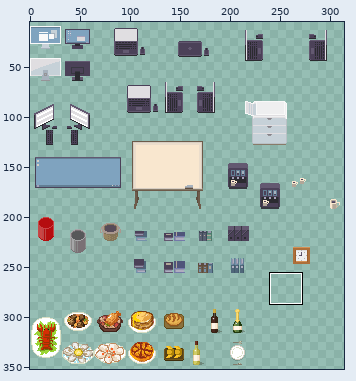
Sprite sheet: src/assets/WA_Miscellaneous_2.png. The picture above shows the old version from afar; the outline marks the close-up.
Close-up. Earlier state:
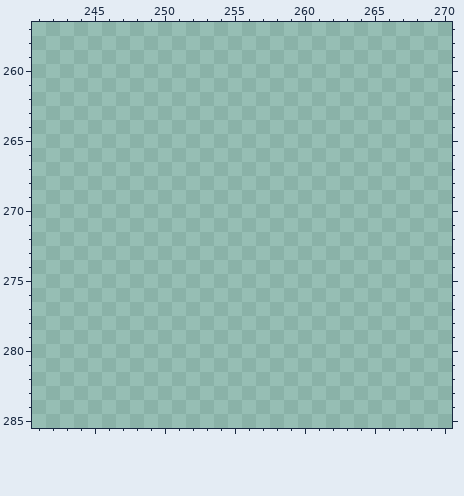
The file is 320x352 pixels. Pixels under 10% opacity are left out. Colours within 5 levels of each other are drawn and written as one. Shown: x 241..270, y 257..285. The wide view leaves out empty margins.
The same view after the edit:
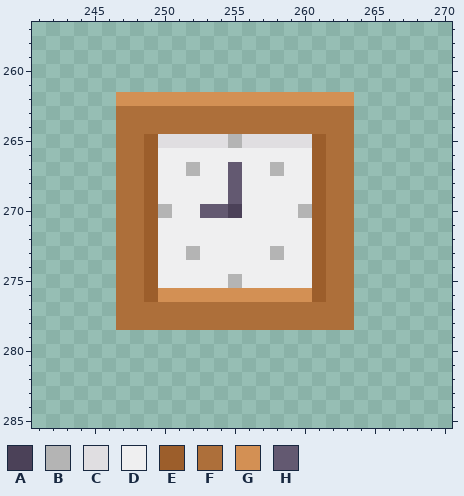
Palette (. is transparent): A #4b4158  B #b4b4b4  C #e0dee1  D #efeff0  E #9c5e2b  F #ad6f3a  G #d39054  H #635971
The edit:
{"y":262,"x":247,"old":".................","new":"GGGGGGGGGGGGGGGGG"}
{"y":263,"x":247,"old":".................","new":"FFFFFFFFFFFFFFFFF"}
{"y":264,"x":247,"old":".................","new":"FFFFFFFFFFFFFFFFF"}
{"y":265,"x":247,"old":".................","new":"FFECCCCCBCCCCCEFF"}
{"y":266,"x":247,"old":".................","new":"FFEDDDDDDDDDDDEFF"}
{"y":267,"x":247,"old":".................","new":"FFEDDBDDHDDBDDEFF"}
{"y":268,"x":247,"old":".................","new":"FFEDDDDDHDDDDDEFF"}
{"y":269,"x":247,"old":".................","new":"FFEDDDDDHDDDDDEFF"}
{"y":270,"x":247,"old":".................","new":"FFEBDDHHADDDDBEFF"}
{"y":271,"x":247,"old":".................","new":"FFEDDDDDDDDDDDEFF"}
{"y":272,"x":247,"old":".................","new":"FFEDDDDDDDDDDDEFF"}
{"y":273,"x":247,"old":".................","new":"FFEDDBDDDDDBDDEFF"}
{"y":274,"x":247,"old":".................","new":"FFEDDDDDDDDDDDEFF"}
{"y":275,"x":247,"old":".................","new":"FFEDDDDDBDDDDDEFF"}
{"y":276,"x":247,"old":".................","new":"FFEGGGGGGGGGGGEFF"}
{"y":277,"x":247,"old":".................","new":"FFFFFFFFFFFFFFFFF"}
{"y":278,"x":247,"old":".................","new":"FFFFFFFFFFFFFFFFF"}
{"label":"added","picture_box":[116,92,354,330]}
